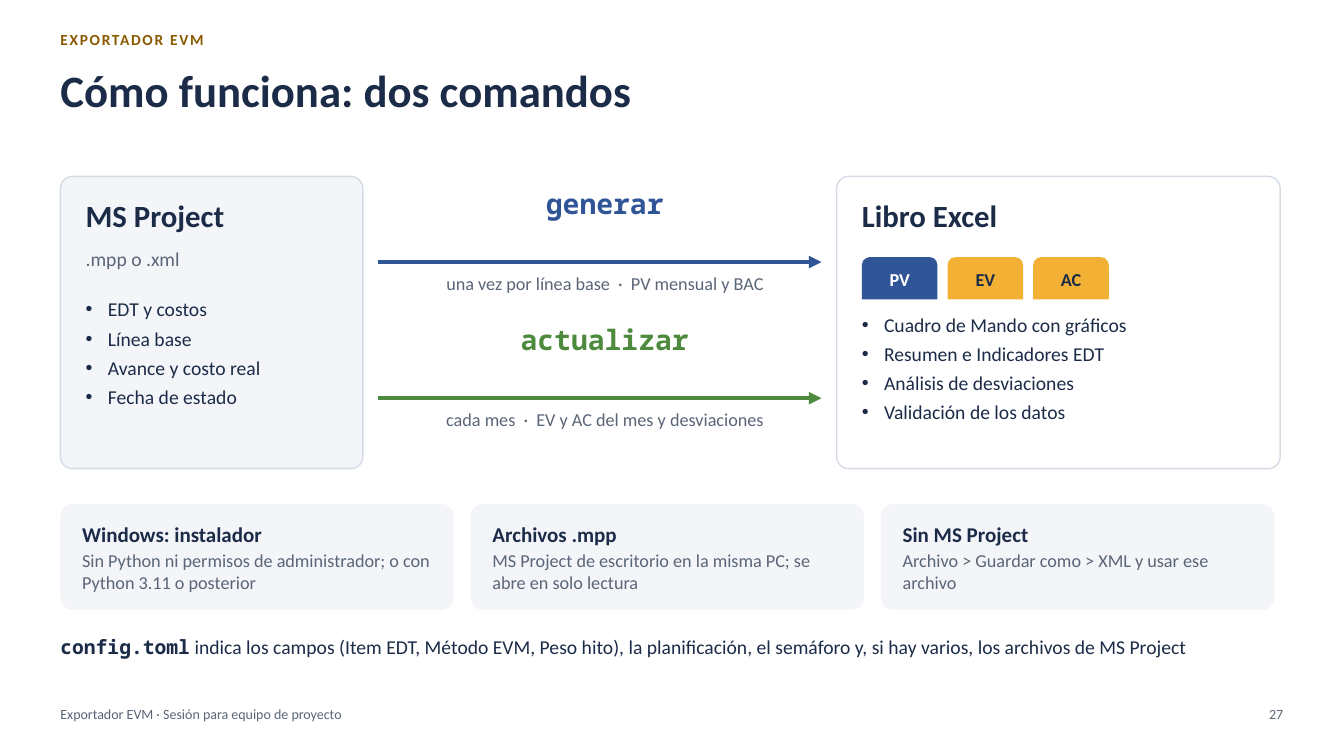
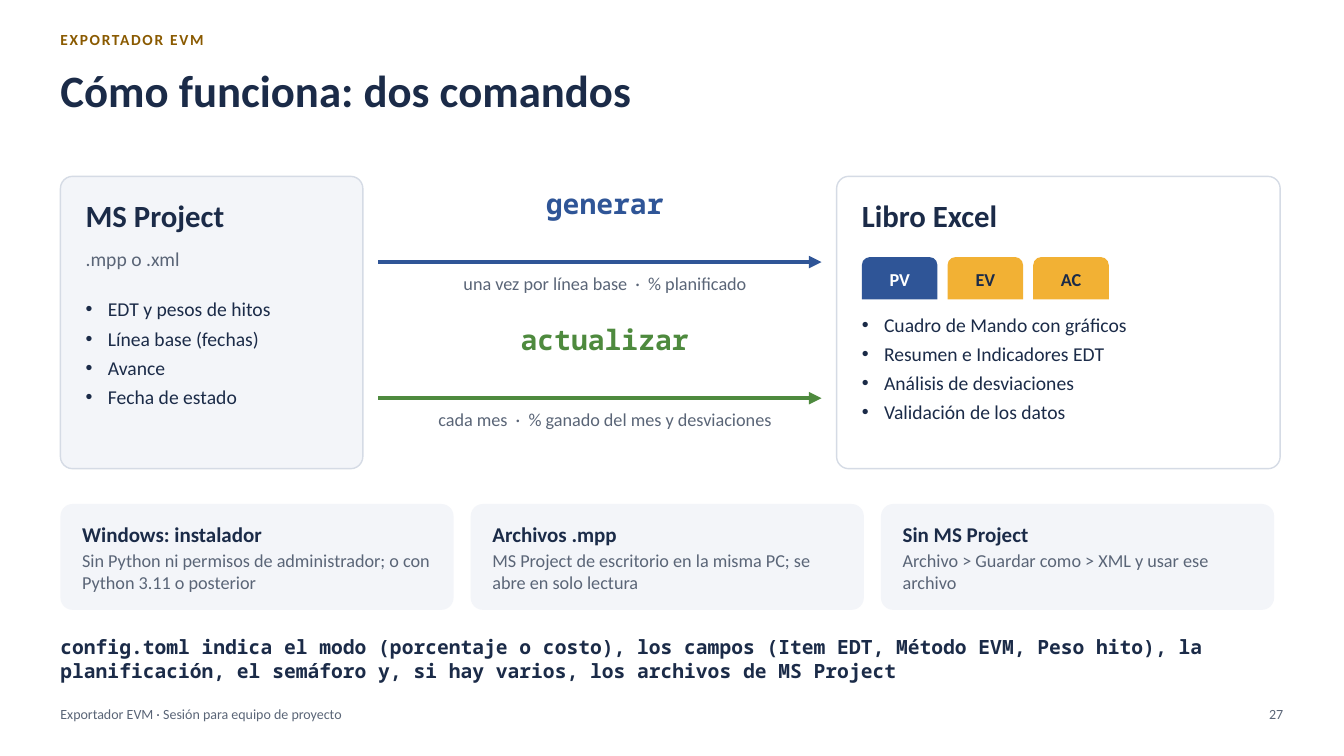
Before and after one commit to MarceloSalazar/evm-automation, a slide deck: slide 27 of docs/presentacion-jefes-de-proyecto.pptx. Drawn at 1344x756 pixels with LibreOffice and Linux fonts; fonts in the diff are those of the drawing. Boxes give left, top, right and bottom in pixels: in the first picture for what was removed or moved away, otherwise in the second. Text is boxed around its words. In the diff, an @@ line names an element or a change of style, - is before the commit and + after.

Commit message:
Documentación, capturas y presentación del modo porcentaje (versión 2.0.0)
- docs/modo-porcentaje.md: modo por defecto, pesos de tareas e hitos, multi-empresa, hojas, cierre
  mensual, cambios de BAC y diferencias con el modo costo.
- README, tutorial, configuración, multi-empresa, preparación en MS Project, métodos, libro Excel,
  comandos, validaciones, proceso de reporte, varios archivos, glosario y desarrollo actualizados;
  los documentos del modo costo indican que se aplican a ese modo.
- Capturas del libro regeneradas en el modo porcentaje (nuevas: % PV, % EV, % PV-EmpresaA).
- Presentación: presupuesto en el libro, curva por duración e hitos, cifras del ejemplo y capturas
  nuevas; portada con la versión 2.0.0 y PDF.
- Versión 2.0.0 y su entrada en CHANGELOG.md.

```diff
--- a/docs/presentacion-jefes-de-proyecto.pptx
+++ b/docs/presentacion-jefes-de-proyecto.pptx
@@ text at bbox=[463, 277, 746, 293]: text changed @@
-una vez por línea base · PV mensual y BAC
+una vez por línea base · % planificado
@@ text at bbox=[108, 302, 270, 375]: text changed @@
-• EDT y costos
-• Línea base
-• Avance y costo real
+• EDT y pesos de hitos
+• Línea base (fechas)
+• Avance
@@ text at bbox=[438, 413, 772, 429]: text changed @@
-cada mes · EV y AC del mes y desviaciones
+cada mes · % ganado del mes y desviaciones
@@ text at bbox=[60, 639, 1203, 683]: text changed; font Calibri to Noto Sans Mono; bold on @@
-config.toml indica los campos (Item EDT, Método EVM, Peso hito), la planificación, el semáforo y, si hay varios, los archivos de MS Project
+config.toml indica el modo (porcentaje o costo), los campos (Item EDT, Método EVM, Peso hito), la planificación, el semáforo y, si hay varios, los archivos de MS Project
```
Also in this commit, not shown: 25 other slides changed, 49 other files.
